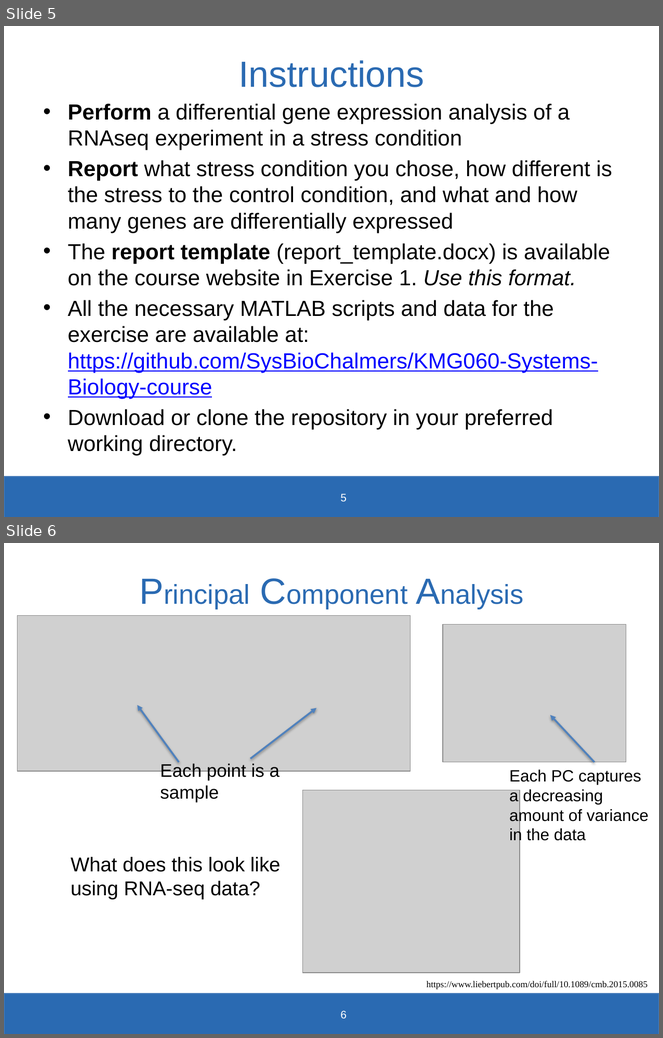
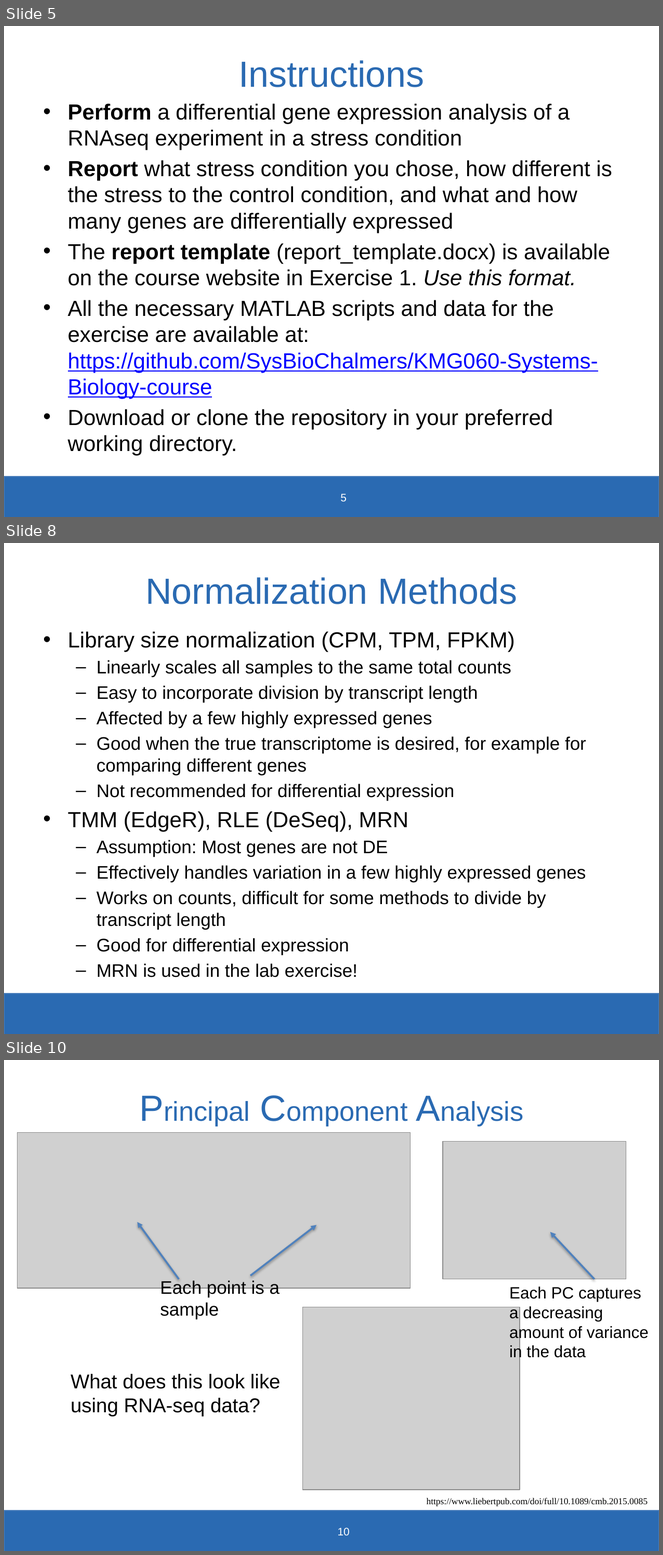
Before and after one commit to SysBioChalmers/KMG060-Systems-Biology-course, a slide deck: Exercise1_RNAseq_Analysis/KGM060-2019-Exercise1.pptx. Shown one above the other, each under a label of ours: slides 5 and 6 before the commit, slides 5, 8 and 10 after it; the slides between them are not shown. The pictures are 663x1038 and 663x1555 pixels, drawn with LibreOffice and Linux fonts; fonts in the diff are those of the drawing; grey boxes stand for pictures; background and template pictures are left out. Boxes give left, top, right and bottom in pixels: in the first picture for what was removed or moved away, otherwise in the second. Text is boxed around its words. In the diff, an @@ line names an element or a change of style, - is before the commit and + after.

Commit message:
doc: Added a few slides about normalization to exercise 1

```diff
--- a/Exercise1_RNAseq_Analysis/KGM060-2019-Exercise1.pptx
+++ b/Exercise1_RNAseq_Analysis/KGM060-2019-Exercise1.pptx
@@ slide 8 added at [4, 543, 659, 1034], background #FFFFFF; not listed: 1 template element that a slide beside it also shows @@
@@ title added at [145, 577, 517, 604], 40 pt, text #2A6AB2 @@
+Normalization Methods
@@ text added at [68, 631, 586, 955], 20 pt, text #000000 @@
+• Library size normalization (CPM, TPM, FPKM)
+  – Linearly scales all samples to the same total counts
+  – Easy to incorporate division by transcript length
+  – Affected by a few highly expressed genes
+  – Good when the true transcriptome is desired, for example for comparing different genes
+  – Not recommended for differential expression
+• TMM (EdgeR), RLE (DeSeq), MRN
+  – Assumption: Most genes are not DE
+  – Effectively handles variation in a few highly expressed genes
+  – Works on counts, difficult for some methods to divide by transcript length
+  – Good for differential expression
+  – MRN is used in the lab exercise!
@@ what was slide 6 is now slide 10 @@
@@ page number at [338, 1528, 350, 1536]: text changed @@
-6
+10
```
Also in this commit, not shown: 3 other slides added, 1 other file.
